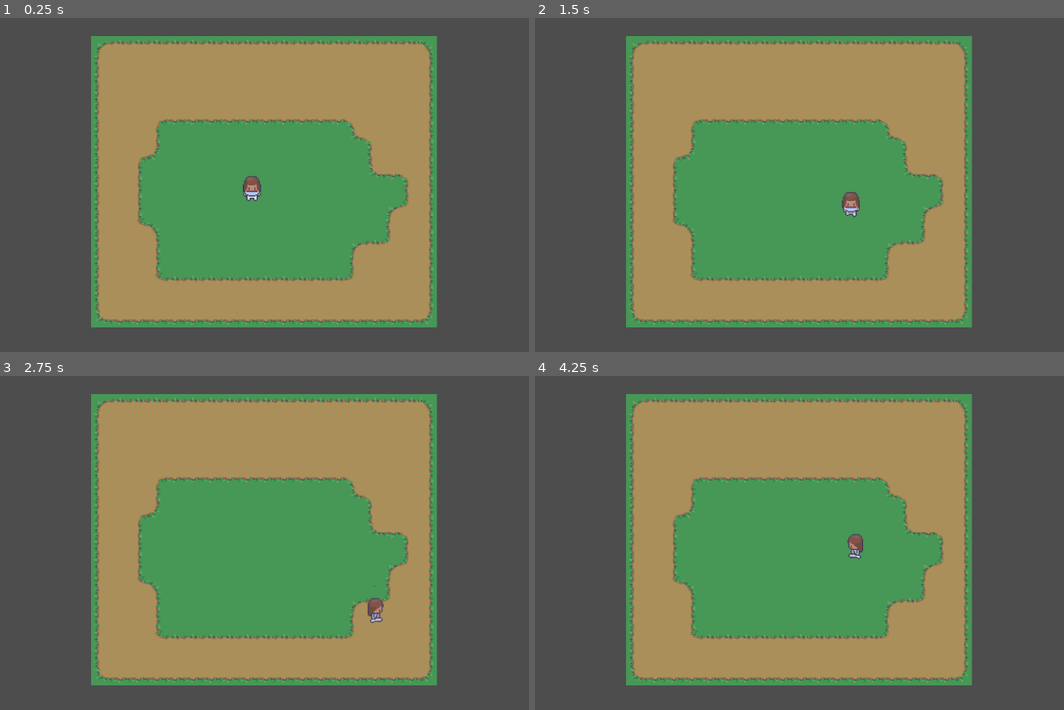
Above: before the commit, frames 1-4 (two rows, left to right).
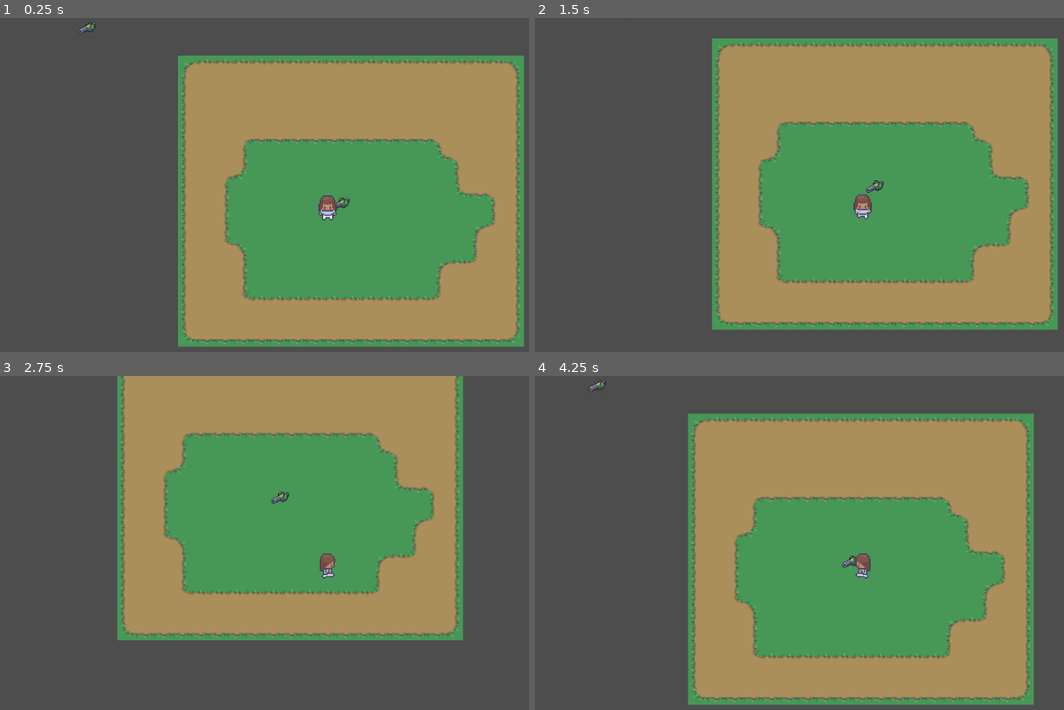
Above: after the commit, the same moments.

Repository: BedrockMark/Item_fighter
Game: Godot game, scene res://main.tscn
Two runs of this game, one before a commit and one after it. Both use one fixed random seed, a clock stepped at 60 frames per second and the inputs below.
Inputs:
- Up to frame 1 (0.25 s): no input
- Up to frame 2 (1.5 s): tap Enter at 0.5 s; hold Right (ui_right) 0.53-1.28 s; hold Down (ui_down) from 1.28 s (still down)
- Up to frame 3 (2.75 s): release Down (ui_down) at 2.03 s; hold Right (ui_right) from 2.03 s (still down)
- Up to frame 4 (4.25 s): release Right (ui_right) at 2.78 s; hold Up (ui_up) 2.78-3.53 s; hold Left (ui_left) from 3.53 s (still down)

The runs differ from the first frame. In frame 1, 51% of the frame differs, in the area x 14-100%, y 1-99%; in frame 2, 42%; in frame 3, 39%; in frame 4, 44%.

Commit message:
Item scene upgrade

Diff:
--- a/UI/ui_manager.gd
+++ b/UI/ui_manager.gd
@@ -1,4 +1,4 @@
 extends Control
 
 func _ready() -> void:
-	%SceneManager.turn_to_map("res://scene/arena/demo.tscn")
+	pass
--- a/class/buff.gd
+++ b/class/buff.gd
@@ -8,9 +8,12 @@
 ##  NOTE: strength = 10 means add 10%
 @export var effect_precent: Dictionary[StringName, float]
 
-## Each level up means doing the following calculations
-## The Vector2 includes: (adder, multiplyer), e.g. "hp"->(5,10%) means th
+## Each level up means doing the following calculations \
+## The Vector2 includes: (adder, multiplyer), e.g. "hp"->(5,10%) means that \
+## each level will increase the hp property for 5 in value, then 10%
 @export var levelUpDataChange: Dictionary[StringName, Vector2]
+
+var target: Node2D ## It should be initiated by _ready function.
 
 func _new_level(value:int):
 	##TODO: update effect list
--- a/class/inventory.gd
+++ b/class/inventory.gd
@@ -7,7 +7,11 @@
 ## (optional) Who's my dad?
 var owner: Node2D = null
 
-func input_item():
+func input_item(item:Item):
+	## Unparent, or remove it from the scene, if an item was in a scene
+	if item.get_parent(): item.get_parent().remove_child(item)
+	## Check if any of its child item has an inventory accept the item
+	## TODO: It's kind of disputing, we might discuss it later?
 	pass
 
 func output_item():
--- a/global.gd
+++ b/global.gd
@@ -19,15 +19,11 @@
 	ObjectManager.load_item()
 	ObjectManager.load_mob()
 	player = load("res://object/mob/mob.tscn").instantiate()
+	player.controlling = true
 
-func _physics_process(_delta):
+func _physics_process(delta):
 	var input_vector = Vector2(
 		Input.get_action_strength("ui_right") - Input.get_action_strength("ui_left"),
 		Input.get_action_strength("ui_down") - Input.get_action_strength("ui_up")
 	).normalized()
-	if(player): player.move_mob(input_vector)
-
-func load_map(path:String)->PackedScene:
-	if(maps.has(path)): return maps[path]
-	maps[path] = load(path)
-	return maps[path]
+	if(player): player.move_mob(input_vector,delta)
--- /dev/null
+++ b/object/item/demo_bullet/demo_bullet.tscn
@@ -0,0 +1,22 @@
+[gd_scene load_steps=6 format=3 uid="uid://byfb7q4pp0rmi"]
+
+[ext_resource type="PackedScene" uid="uid://ov5vv4tel6ka" path="res://object/item/item.tscn" id="1_klmp0"]
+[ext_resource type="Texture2D" uid="uid://bwe5is7kjpn8y" path="res://asset/item/items32.png" id="2_h06w6"]
+
+[sub_resource type="PhysicsMaterial" id="PhysicsMaterial_b0krh"]
+
+[sub_resource type="AtlasTexture" id="AtlasTexture_gvhry"]
+atlas = ExtResource("2_h06w6")
+region = Rect2(32, 0, 32, 32)
+
+[sub_resource type="AtlasTexture" id="AtlasTexture_588oa"]
+atlas = ExtResource("2_h06w6")
+region = Rect2(32, 0, 32, 32)
+
+[node name="RigidBody2D" instance=ExtResource("1_klmp0")]
+physics_material_override = SubResource("PhysicsMaterial_b0krh")
+defaultTexture = SubResource("AtlasTexture_gvhry")
+
+[node name="Sprite2D" parent="." index="1"]
+scale = Vector2(0.5, 0.5)
+texture = SubResource("AtlasTexture_588oa")
--- /dev/null
+++ b/object/item/demo_item/demo_item.gd
@@ -0,0 +1 @@
+extends Item
--- a/object/item/demo_item/demo_item.tscn
+++ b/object/item/demo_item/demo_item.tscn
@@ -1,11 +1,31 @@
-[gd_scene load_steps=3 format=3 uid="uid://cn5tdin8vdw40"]
+[gd_scene load_steps=9 format=3 uid="uid://osbyu7s315ee"]
 
-[ext_resource type="Script" uid="uid://b7nglbfadm6t2" path="res://object/item/item.gd" id="1_18cad"]
+[ext_resource type="PackedScene" uid="uid://ov5vv4tel6ka" path="res://object/item/item.tscn" id="1_kjai0"]
+[ext_resource type="Script" uid="uid://ckfvg7txwk05c" path="res://object/item/demo_item/demo_item.gd" id="2_n43uq"]
+[ext_resource type="Texture2D" uid="uid://bwe5is7kjpn8y" path="res://asset/item/items32.png" id="3_5huvc"]
+[ext_resource type="Script" uid="uid://dcyu6avb6akq8" path="res://class/inventory.gd" id="4_i221e"]
+[ext_resource type="Script" uid="uid://c545ynxemae2q" path="res://class/item_category.gd" id="5_somsu"]
 
-[sub_resource type="CircleShape2D" id="CircleShape2D_mljhg"]
+[sub_resource type="PhysicsMaterial" id="PhysicsMaterial_n43uq"]
+bounce = 0.02
+absorbent = true
 
-[node name="RigidBody2D" type="RigidBody2D"]
-script = ExtResource("1_18cad")
+[sub_resource type="AtlasTexture" id="AtlasTexture_m7hxd"]
+atlas = ExtResource("3_5huvc")
+region = Rect2(0, 64, 32, 32)
 
-[node name="CollisionShape2D" type="CollisionShape2D" parent="."]
-shape = SubResource("CircleShape2D_mljhg")
+[sub_resource type="Resource" id="Resource_n43uq"]
+script = ExtResource("4_i221e")
+slotCount = Dictionary[ExtResource("5_somsu"), int]({})
+metadata/_custom_type_script = "uid://dcyu6avb6akq8"
+
+[node name="RigidBody2D" instance=ExtResource("1_kjai0")]
+mass = 25.85
+physics_material_override = SubResource("PhysicsMaterial_n43uq")
+linear_damp = 22.907
+script = ExtResource("2_n43uq")
+defaultTexture = SubResource("AtlasTexture_m7hxd")
+inventory = SubResource("Resource_n43uq")
+
+[node name="Sprite2D" parent="." index="1"]
+texture = SubResource("AtlasTexture_m7hxd")
--- a/object/item/item.gd
+++ b/object/item/item.gd
@@ -1,10 +1,50 @@
 class_name Item extends RigidBody2D
 
+@export var durability: float = 100.0
+@export var max_durability: float = 100.0
+@export var throwDamage: float = 0 # negative to heal NOTE: shoot damage belongs to each item: what does it shoot?
+@export var quantity: int = 1: # negative to infinite
+	set(value):
+		if value: quantity = value
+		else: delete_self()
+@export var itemCategory: ItemCategory
 
+@export_group("Texture")
+@export var defaultTexture: Texture2D
+@export var heldTexture: Texture2D
 @export var inventoryIcon: Texture2D
-@export var throwDamage: float = 0 # negative to heal NOTE: shoot damage belongs to each item: what does it shoot?
-@export var stackingQuantity: int = 1 # negative to infinite
-@export var itemCategory: ItemCategory
+
+@export_group("State List")
+@export var inventory:Inventory
+@export var enchantment: Array[Buff]
+
+@export_group("Weapon State")
+@export var shootingCategory: Array[ItemCategory]
+@export var shootingItemExpand: Array[Item]
+@export var shootingCategoryException: Array[ItemCategory]
+@export var shootingItemException: Array[Item]
+var acceptedShootingItem: Array[StringName]
+var shootingItems: Array[Item]
+
+var owner_inventory: Inventory
+
+func _enter_tree() -> void:
+	if(get_parent() && get_parent() is Marker2D && heldTexture):
+		## TODO: possible hold item effect/sound
+		$Sprite2D.texture = heldTexture
+	else: $Sprite2D.texture = defaultTexture
+
+func _exit_tree() -> void:
+	$Sprite2D.texture = defaultTexture
+
+## NOTE: DO NOT directly queue free an item! This can break inventory functions!
+func delete_self()->void:
+	if owner_inventory: owner_inventory.storage.erase(owner_inventory.storage.find_key(self))
+	queue_free()
+
+func add_item(item:Item):
+	if inventory: inventory.input_item(item)
+	else: printerr("Trying to put ", item.name, " into ", name, ", but it doesn't has an inventory!")
 
 func attack():
 	pass
--- a/object/item/item.tscn
+++ b/object/item/item.tscn
@@ -3,9 +3,12 @@
 [ext_resource type="Script" uid="uid://b7nglbfadm6t2" path="res://object/item/item.gd" id="1_mljhg"]
 
 [sub_resource type="CircleShape2D" id="CircleShape2D_mljhg"]
+radius = 9.0
 
 [node name="RigidBody2D" type="RigidBody2D"]
 script = ExtResource("1_mljhg")
 
 [node name="CollisionShape2D" type="CollisionShape2D" parent="."]
 shape = SubResource("CircleShape2D_mljhg")
+
+[node name="Sprite2D" type="Sprite2D" parent="."]
--- a/object/mob/demo_mob/demo_mob.tscn
+++ b/object/mob/demo_mob/demo_mob.tscn
@@ -1,40 +1,5 @@
-[gd_scene load_steps=8 format=3 uid="uid://cioxay2nlodil"]
+[gd_scene load_steps=2 format=3 uid="uid://c4r33l5vcxwe7"]
 
-[ext_resource type="Script" uid="uid://d50i8rfui640" path="res://object/mob/mob.gd" id="1_sjthl"]
-[ext_resource type="Script" uid="uid://m2v2ykmukvg7" path="res://class/object_data/mob_data.gd" id="2_y4pe3"]
-[ext_resource type="Script" uid="uid://dcyu6avb6akq8" path="res://class/inventory.gd" id="3_w6q8b"]
-[ext_resource type="SpriteFrames" uid="uid://ds6xn3q3v281l" path="res://asset/character/Premade_Character_32x32_01.tres" id="4_3i0s1"]
+[ext_resource type="PackedScene" uid="uid://dyuy7r7svpv8i" path="res://object/mob/mob.tscn" id="1_fdoyr"]
 
-[sub_resource type="Resource" id="Resource_5b4f2"]
-script = ExtResource("2_y4pe3")
-hp = 100.0
-defend = 0.0
-speed = 150.0
-weaponCapability = 1
-abilityCapability = 0
-itemCapability = 3
-metadata/_custom_type_script = "uid://m2v2ykmukvg7"
-
-[sub_resource type="Resource" id="Resource_cbpmc"]
-script = ExtResource("3_w6q8b")
-slotCount = -1
-metadata/_custom_type_script = "uid://dcyu6avb6akq8"
-
-[sub_resource type="CapsuleShape2D" id="CapsuleShape2D_o1wbr"]
-radius = 12.0
-height = 40.0
-
-[node name="CharacterBody2D" type="CharacterBody2D"]
-script = ExtResource("1_sjthl")
-mobData = SubResource("Resource_5b4f2")
-inventory = SubResource("Resource_cbpmc")
-
-[node name="AnimatedSprite2D" type="AnimatedSprite2D" parent="."]
-sprite_frames = ExtResource("4_3i0s1")
-animation = &"idle_right"
-
-[node name="CollisionShape2D" type="CollisionShape2D" parent="."]
-position = Vector2(0, 8.5)
-shape = SubResource("CapsuleShape2D_o1wbr")
-
-[node name="IdleTimer" type="Timer" parent="."]
+[node name="CharacterBody2D" instance=ExtResource("1_fdoyr")]
--- a/object/mob/mob.gd
+++ b/object/mob/mob.gd
@@ -7,8 +7,8 @@
 @export var defend: float = 0 ## negative means extra weak
 @export var speed: float = 150.0 ## Negative to reverse the actions
 
-### Capabilities
-@export var equipment:Array[Item] ## NOTE: Inventory will belong to one of the items, rather than a seperate
+@export_category("State List")
+@export var equipment:Dictionary[StringName, Item] ## NOTE: Inventory will belong to one of the items, rather than a seperate variable
 @export var ability:Array[StringName] ## StringName to be the name of the ability function.
 @export var buff: Dictionary[String, Buff] ## Also put debuffs here as well.
 
@@ -18,14 +18,24 @@
 var direction := "down"
 var state := "idle"
 var last_direction := Vector2.DOWN
+var controlling:=false:
+	set(value):
+		if value:
+			$Camera2D.enabled = true
+		else:
+			$Camera2D.enabled = false
 
-#func _init(data: MobData = null, defaultInventory: Inventory = null) -> void:
-	#if(defaultInventory): inventory = defaultInventory
+func _ready() -> void:
+	if(equipment.has("hand")&&equipment["hand"].get_parent()==null): $HoldPoint.add_child(equipment["hand"])
 
-func move_mob(input_vector:Vector2)->void:
+func move_mob(input_vector:Vector2, delta: float)->void:
 
 	velocity = input_vector * speed
-	move_and_slide()
+	var collision = move_and_collide(velocity * delta)
+	if collision and collision.get_collider() is RigidBody2D:
+		var body := collision.get_collider() as RigidBody2D
+		# Push item
+		body.apply_central_impulse(velocity/10)
 
 	if input_vector != Vector2.ZERO:
 		last_direction = input_vector
--- a/object/mob/mob.tscn
+++ b/object/mob/mob.tscn
@@ -1,24 +1,7 @@
-[gd_scene load_steps=8 format=3 uid="uid://dyuy7r7svpv8i"]
+[gd_scene load_steps=4 format=3 uid="uid://dyuy7r7svpv8i"]
 
 [ext_resource type="Script" uid="uid://d50i8rfui640" path="res://object/mob/mob.gd" id="1_b28l3"]
-[ext_resource type="Script" uid="uid://m2v2ykmukvg7" path="res://class/object_data/mob_data.gd" id="2_1jhuq"]
-[ext_resource type="Script" uid="uid://dcyu6avb6akq8" path="res://class/inventory.gd" id="3_1jhuq"]
 [ext_resource type="SpriteFrames" uid="uid://ds6xn3q3v281l" path="res://asset/character/Premade_Character_32x32_01.tres" id="3_cbpmc"]
-
-[sub_resource type="Resource" id="Resource_5b4f2"]
-script = ExtResource("2_1jhuq")
-hp = 100.0
-defend = 0.0
-speed = 150.0
-weaponCapability = 1
-abilityCapability = 0
-itemCapability = 3
-metadata/_custom_type_script = "uid://m2v2ykmukvg7"
-
-[sub_resource type="Resource" id="Resource_cbpmc"]
-script = ExtResource("3_1jhuq")
-slotCount = -1
-metadata/_custom_type_script = "uid://dcyu6avb6akq8"
 
 [sub_resource type="CapsuleShape2D" id="CapsuleShape2D_o1wbr"]
 radius = 12.0
@@ -26,8 +9,6 @@
 
 [node name="CharacterBody2D" type="CharacterBody2D"]
 script = ExtResource("1_b28l3")
-mobData = SubResource("Resource_5b4f2")
-inventory = SubResource("Resource_cbpmc")
 
 [node name="AnimatedSprite2D" type="AnimatedSprite2D" parent="."]
 sprite_frames = ExtResource("3_cbpmc")
@@ -38,3 +19,9 @@
 shape = SubResource("CapsuleShape2D_o1wbr")
 
 [node name="IdleTimer" type="Timer" parent="."]
+
+[node name="HoldPoint" type="Marker2D" parent="."]
+position = Vector2(0, 16)
+
+[node name="Camera2D" type="Camera2D" parent="."]
+enabled = false
--- a/project.godot
+++ b/project.godot
@@ -67,6 +67,10 @@
 ]
 }
 
+[physics]
+
+2d/default_gravity=0.0
+
 [rendering]
 
 renderer/rendering_method="gl_compatibility"
--- a/scene/arena/demo.tscn
+++ b/scene/arena/demo.tscn
@@ -1,7 +1,8 @@
-[gd_scene load_steps=3 format=4 uid="uid://b4au7h5aa5i06"]
+[gd_scene load_steps=4 format=4 uid="uid://b4au7h5aa5i06"]
 
 [ext_resource type="Script" uid="uid://bf2mqqk1lip5u" path="res://scene/arena/demo.gd" id="1_1lmr7"]
-[ext_resource type="TileSet" uid="uid://dsn6cgeuo1bm5" path="res://asset/exterior.tres" id="1_fpemu"]
+[ext_resource type="TileSet" uid="uid://dsn6cgeuo1bm5" path="res://asset/exterior_tile.tres" id="1_fpemu"]
+[ext_resource type="PackedScene" uid="uid://osbyu7s315ee" path="res://object/item/demo_item/demo_item.tscn" id="3_kt7xg"]
 
 [node name="Demo" type="Node2D"]
 script = ExtResource("1_1lmr7")
@@ -12,3 +13,6 @@
 [node name="TileMapLayer" type="TileMapLayer" parent="."]
 tile_map_data = PackedByteArray("AAAFAAEAAQAIAAAAAAAFAAIAAQAIAAEAAAAFAAMAAQAIAAEAAAAFAAQAAQAIAAEAAAAFAAUAAQAIAAEAAAAFAA …(4784 unchanged characters)…
 tile_set = ExtResource("1_fpemu")
+
+[node name="RigidBody2D" parent="." instance=ExtResource("3_kt7xg")]
+position = Vector2(444, 293)
--- a/scene/map.gd
+++ b/scene/map.gd
@@ -1,4 +1,6 @@
 class_name Map extends Node2D
+
+@export var enemySummonFrequent: float ##TODO: give it a better name/definition! This is just a placeholder
 
 var player := Global.player
 
@@ -18,3 +20,21 @@
 		player.set_position(pos.position)
 	else:
 		assert(false, "Player being initiated to unknown spot by " + name)
+
+func summon_item_from_node(item:Item, pos:Vector2 = Vector2(0,0))->void:
+	item.set_position(pos)
+	if(item.get_parent()):
+		item.reparent(self)
+	else: add_child(item)
+
+func summon_item_from_id(item:StringName, pos:Vector2 = Vector2(0,0))->void:
+	if(Global.items.has(item)):
+		var newItem = Global.items[item].instantiate()
+		newItem.set_position(pos)
+		add_child(newItem)
+	else: printerr("[Map.gd-summon_item] item ", item, " does not exist!")
+
+func switch_player(mob:Mob):
+	if player: player.controlling = false
+	player = mob
+	player.controlling = true
--- a/scene/scene_manager.gd
+++ b/scene/scene_manager.gd
@@ -4,15 +4,22 @@
 
 extends Node2D
 
-var currentArena:Node2D = null
+var currentArena:Map = null
 
 func _ready() -> void:
 	currentArena = $Map
-	#turn_to_map("res://scene/arena/demo.tscn")
+	## Debug usage only, should be located under ui_manager / arena maps.
+	turn_to_map("res://scene/arena/demo.tscn")
+	currentArena.summon_item_from_id("demo_item")
 
 func turn_to_map(path:String)->bool:
-	var map := Global.load_map(path)
+	var map := load_map(path)
 	currentArena.free()
 	currentArena =  map.instantiate()
 	self.add_child(currentArena)
 	return true
+
+func load_map(path:String)->PackedScene:
+	if(Global.maps.has(path)): return Global.maps[path]
+	Global.maps[path] = load(path)
+	return Global.maps[path]
--- a/scene/scene_manager.tscn
+++ b/scene/scene_manager.tscn
@@ -1,10 +1,12 @@
-[gd_scene load_steps=2 format=3 uid="uid://c5l8xka5dtwdl"]
+[gd_scene load_steps=3 format=3 uid="uid://c5l8xka5dtwdl"]
 
 [ext_resource type="Script" uid="uid://cf7owh8u8qa68" path="res://scene/scene_manager.gd" id="1_2hjau"]
+[ext_resource type="Script" uid="uid://xih3bgdrloxi" path="res://scene/map.gd" id="2_bsxii"]
 
 [node name="SceneManager" type="Node2D"]
 script = ExtResource("1_2hjau")
 
 [node name="Map" type="Node2D" parent="."]
+script = ExtResource("2_bsxii")
 
 [node name="TileMapLayer" type="TileMapLayer" parent="Map"]
Not shown: 1 places in asset/exterior_tile.tres that only renumber resources
Binary file added: asset/item/items32.png
Not shown, added: asset/item/items32.png.import
Not shown, added: object/item/demo_item/demo_item.gd.uid
